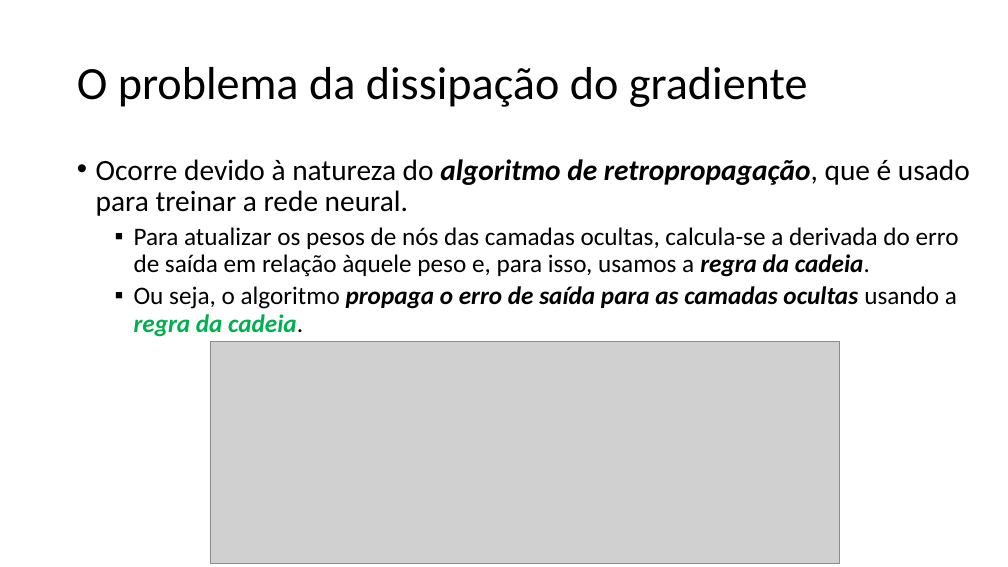
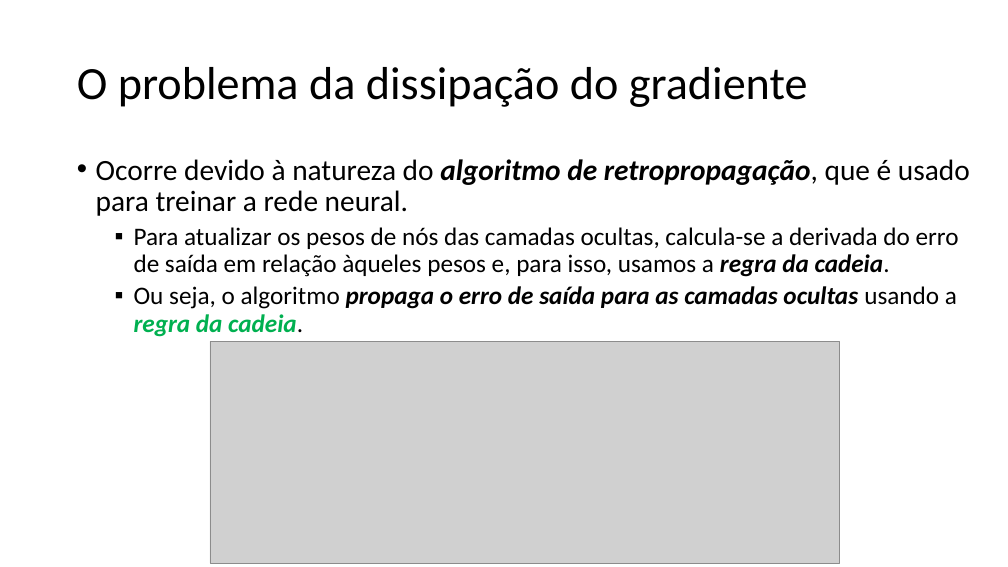
Before and after one commit to zz4fap/t320_aprendizado_de_maquina, a slide deck: slide 20 of slides/T320_Redes_Neurais_Artificiais (Parte II).pptx. Drawn at 1008x567 pixels with LibreOffice and Linux fonts; fonts in the diff are those of the drawing; grey boxes stand for pictures. Boxes give left, top, right and bottom in pixels: in the first picture for what was removed or moved away, otherwise in the second. Text is boxed around its words. In the diff, an @@ line names an element or a change of style, - is before the commit and + after.

```diff
--- a/slides/T320_Redes_Neurais_Artificiais (Parte II).pptx
+++ b/slides/T320_Redes_Neurais_Artificiais (Parte II).pptx
@@ text at [134, 227, 959, 277]: text changed @@
-  ▪ Para atualizar os pesos de nós das camadas ocultas, calcula-se a derivada do erro de saída em relação àquele peso e, para isso, usamos a regra da cadeia.
+  ▪ Para atualizar os pesos de nós das camadas ocultas, calcula-se a derivada do erro de saída em relação àqueles pesos e, para isso, usamos a regra da cadeia.
```
Also in this commit, not shown: 17 other slides changed, 3 slides added, 1 other file.
